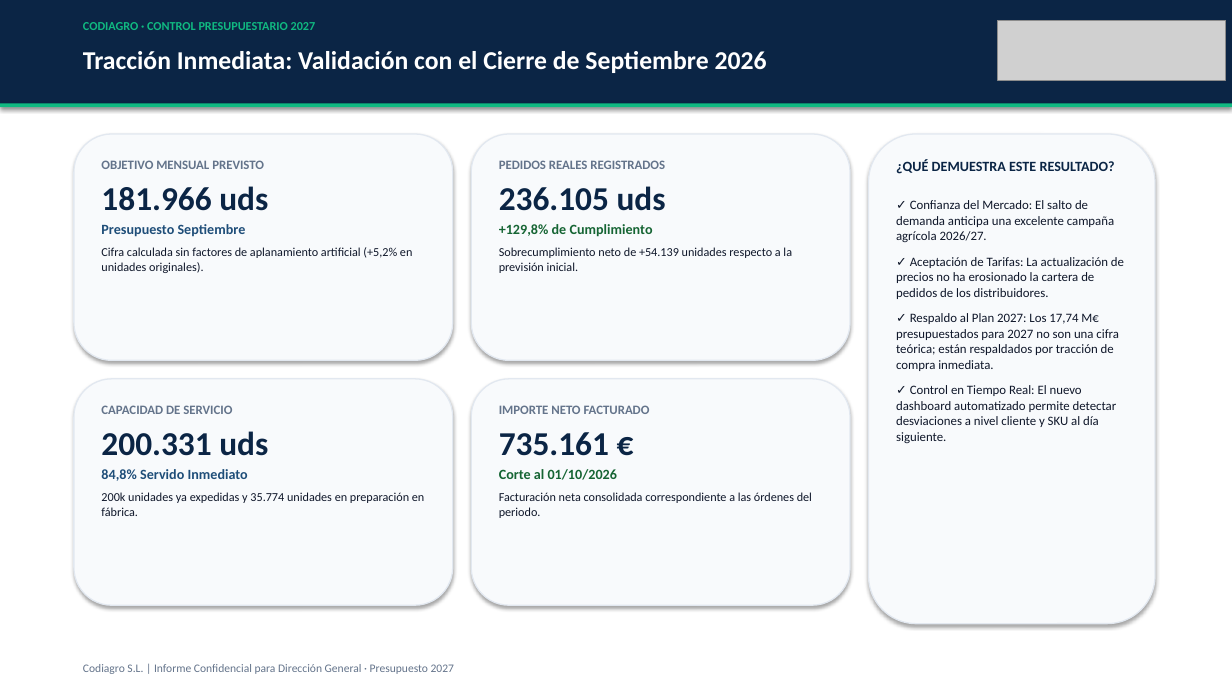
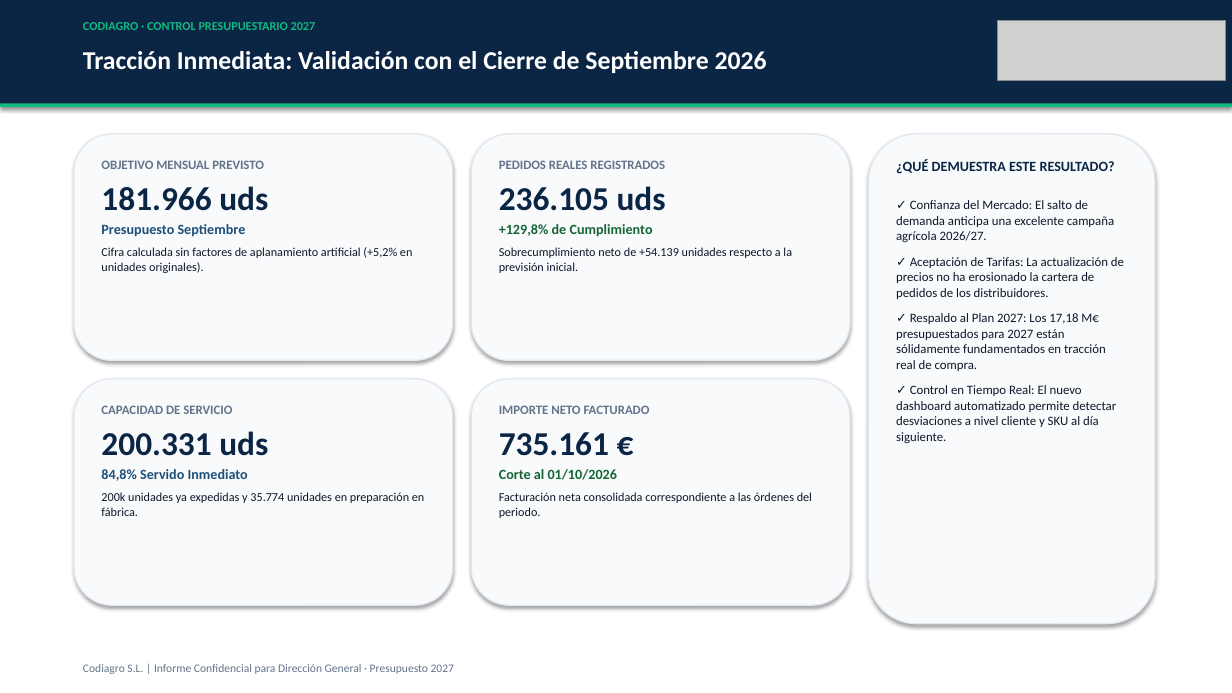
Before and after one commit to codiagrooscar/dashboard-presupuesto-2026, a slide deck: slide 8 of Presentacion_Presupuesto_2027_Codiagro.pptx. Drawn at 1232x693 pixels with LibreOffice and Linux fonts; fonts in the diff are those of the drawing; grey boxes stand for pictures. Boxes give left, top, right and bottom in pixels: in the first picture for what was removed or moved away, otherwise in the second. Text is boxed around its words. In the diff, an @@ line names an element or a change of style, - is before the commit and + after.

```diff
--- a/Presentacion_Presupuesto_2027_Codiagro.pptx
+++ b/Presentacion_Presupuesto_2027_Codiagro.pptx
@@ text at [896, 313, 1106, 371]: text changed @@
-✓ Respaldo al Plan 2027: Los 17,74 M€ presupuestados para 2027 no son una cifra teórica; están respaldados por tracción de compra inmediata.
+✓ Respaldo al Plan 2027: Los 17,18 M€ presupuestados para 2027 están sólidamente fundamentados en tracción real de compra.
```
Also in this commit, not shown: 9 other slides changed, 30 other files.
